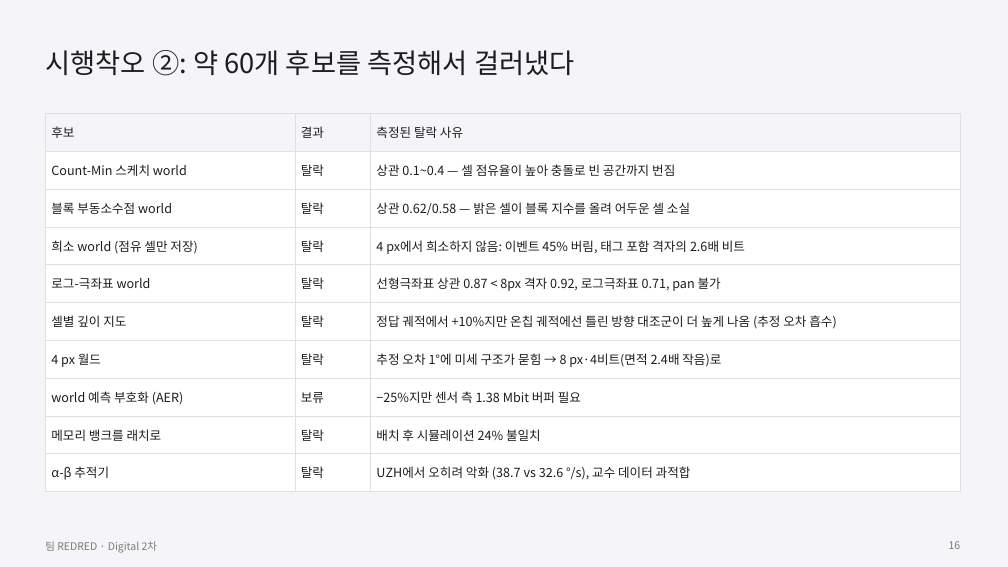
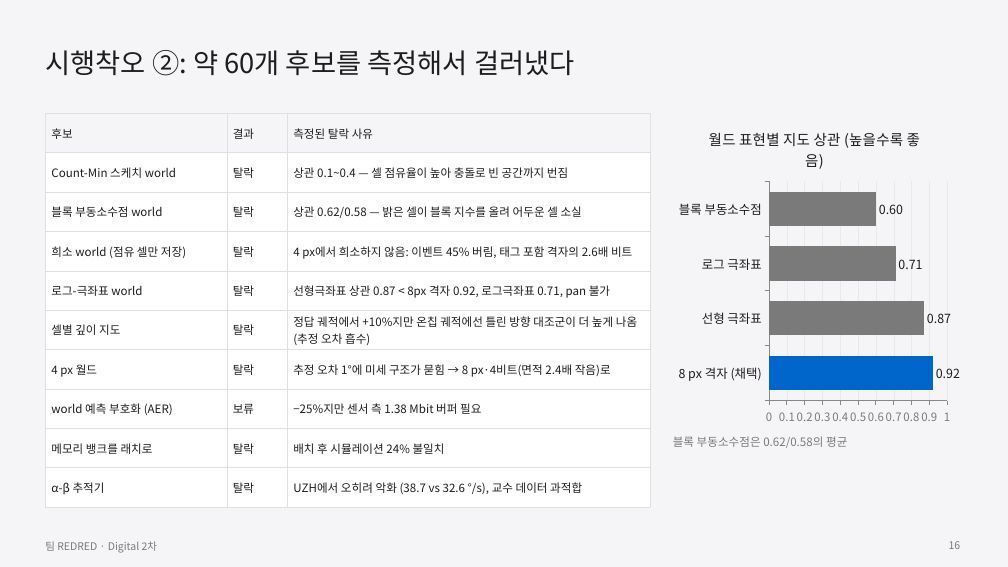
Before and after one commit to GangHeeJo/AI-SEMI, a slide deck: slide 16 of submission/REDRED_2차_발표자료_칩S.pptx. Drawn at 1008x567 pixels with LibreOffice and Linux fonts; fonts in the diff are those of the drawing. Boxes give left, top, right and bottom in pixels: in the first picture for what was removed or moved away, otherwise in the second. Text is boxed around its words. In the diff, an @@ line names an element or a change of style, - is before the commit and + after.

```diff
--- a/submission/REDRED_2차_발표자료_칩S.pptx
+++ b/submission/REDRED_2차_발표자료_칩S.pptx
@@ table at (x1=45, y1=113, x2=650, y2=499) @@
@@ size 12 to 11 pt @@
@@ table resized from (x1=45, y1=113, x2=960, y2=484) to (x1=45, y1=113, x2=650, y2=499) @@
@@ bar chart added at (x1=673, y1=113, x2=960, y2=431) @@
+title "월드 표현별 지도 상관 (높을수록 좋음)"
+categories: 8 px 격자 (채택), 선형 극좌표, 로그 극좌표, 블록 부동소수점
+Series 1: 0.92, 0.87, 0.71, 0.6
@@ text added at (x1=673, y1=436, x2=847, y2=448), 11 pt, text #7A7A7A @@
+블록 부동소수점은 0.62/0.58의 평균
```
Also in this commit, not shown: 3 other slides changed, 2 other files.
